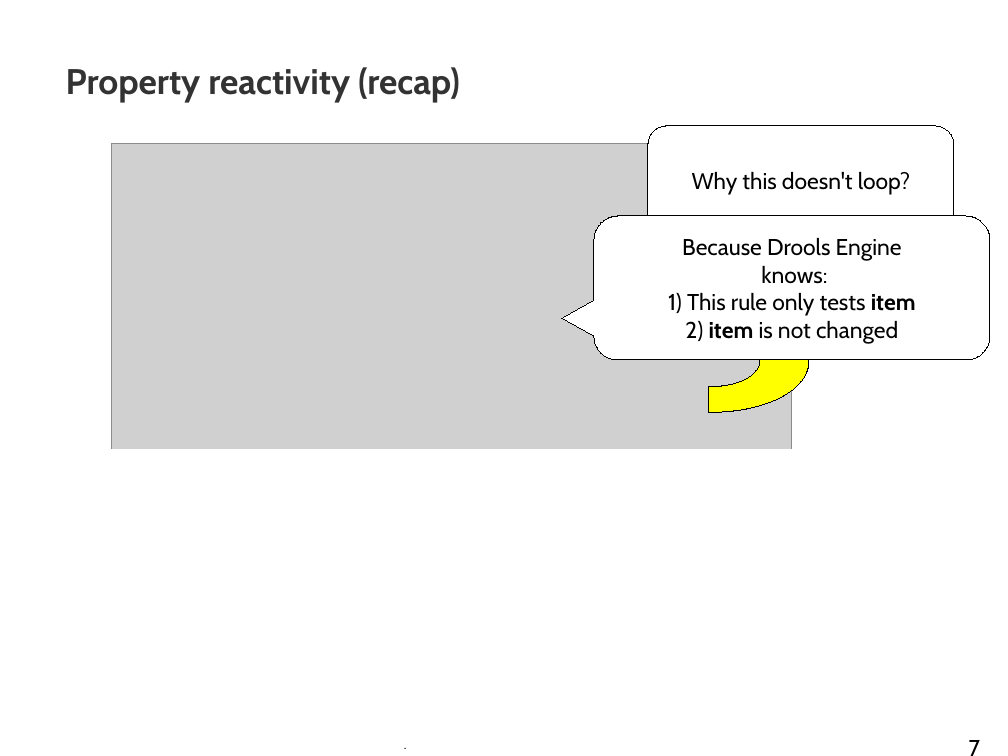
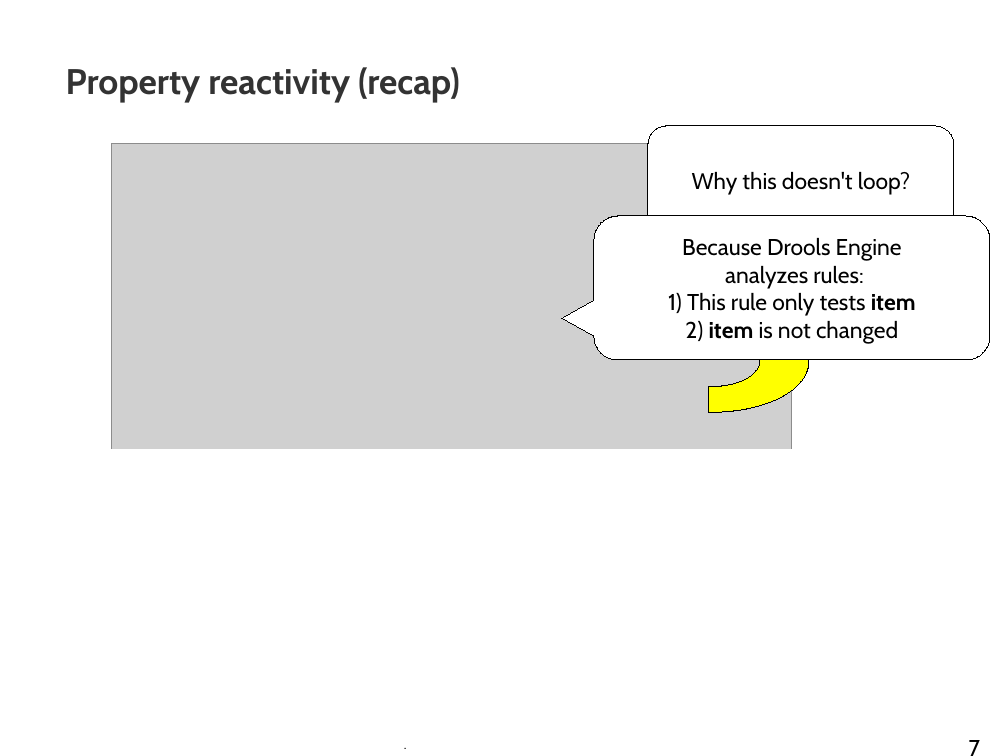
Before and after one commit to tkobayas/kie-live, a slide deck: slide 7 of 2021_Drools_trouble_shooting.odp. Drawn at 1008x756 pixels with LibreOffice and Linux fonts; fonts in the diff are those of the drawing; grey boxes stand for pictures; background and template pictures are left out. Boxes give left, top, right and bottom in pixels: in the first picture for what was removed or moved away, otherwise in the second. Text is boxed around its words. In the diff, an @@ line names an element or a change of style, - is before the commit and + after.

```diff
--- a/2021_Drools_trouble_shooting.odp
+++ b/2021_Drools_trouble_shooting.odp
@@ text in rounded speech box at <box>725,266,863,289</box>: text changed @@
-knows:
+analyzes rules:
```
Also in this commit, not shown: 3 other slides changed.
